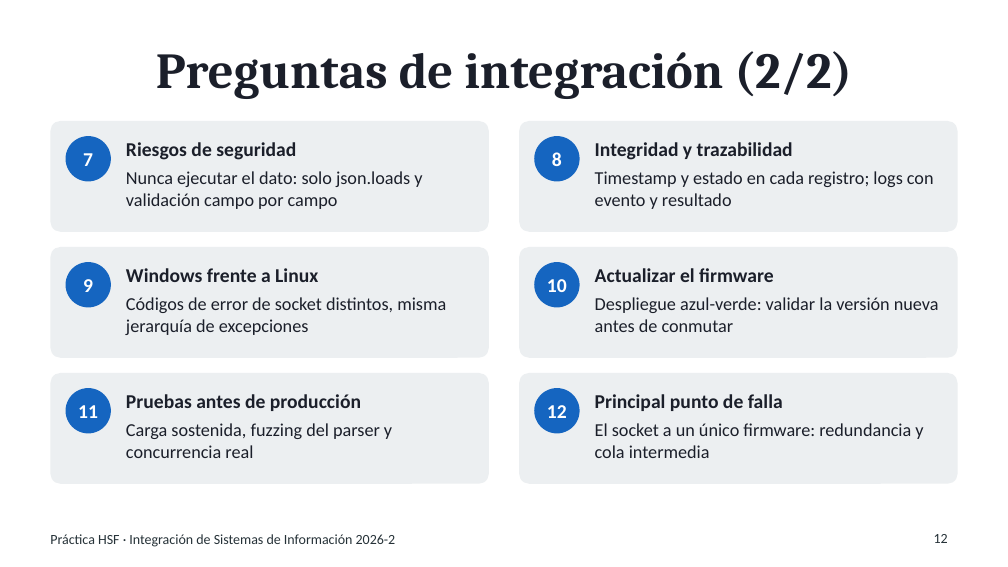
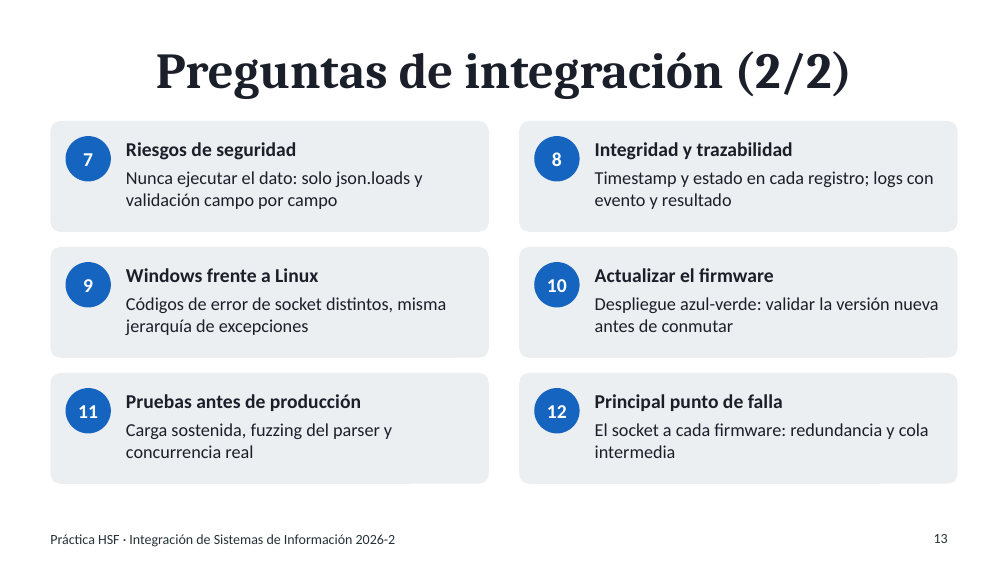
Before and after one commit to Facabore/practica-hsf-segundo-corte, a slide deck: slide 13 of docs/Diapositivas_Video_SegundoCorte.pptx (slide 12 before the commit). Drawn at 1008x567 pixels with LibreOffice and Linux fonts; fonts in the diff are those of the drawing. Boxes give left, top, right and bottom in pixels: in the first picture for what was removed or moved away, otherwise in the second. Text is boxed around its words. In the diff, an @@ line names an element or a change of style, - is before the commit and + after.

```diff
--- a/docs/Diapositivas_Video_SegundoCorte.pptx
+++ b/docs/Diapositivas_Video_SegundoCorte.pptx
@@ text at (595,423,929,458): text changed @@
-El socket a un único firmware: redundancia y cola intermedia
+El socket a cada firmware: redundancia y cola intermedia
```
Also in this commit, not shown: 5 other slides changed, 1 slide added, 8 other files.
